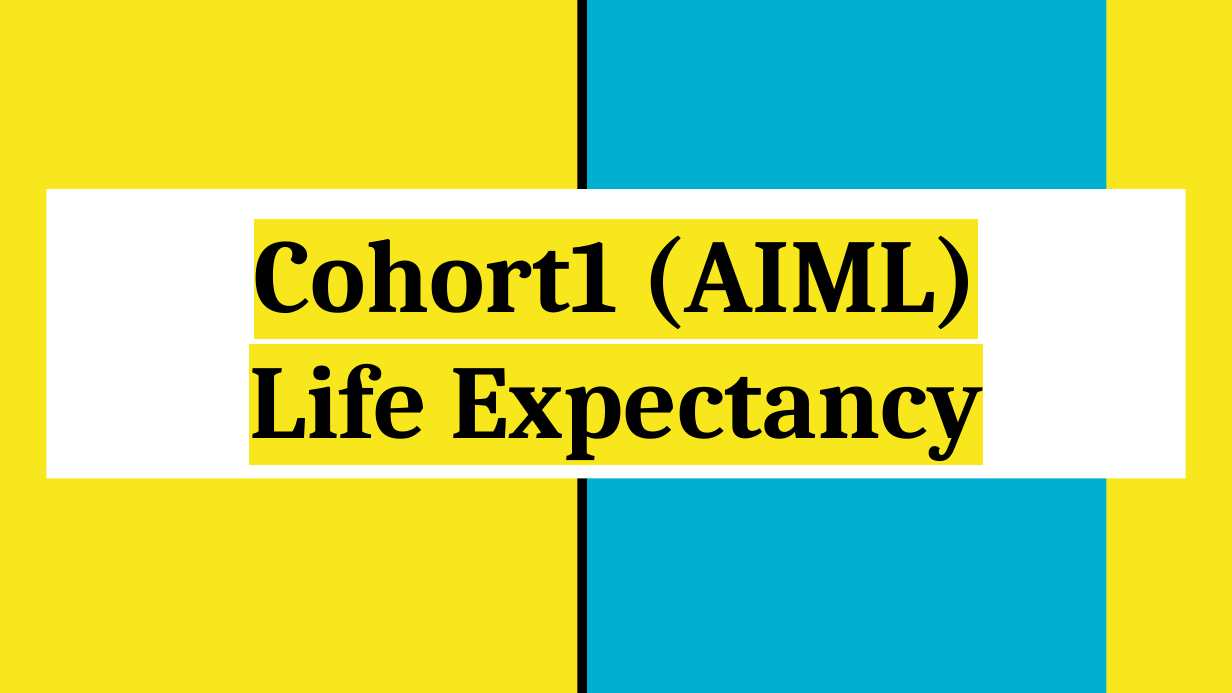
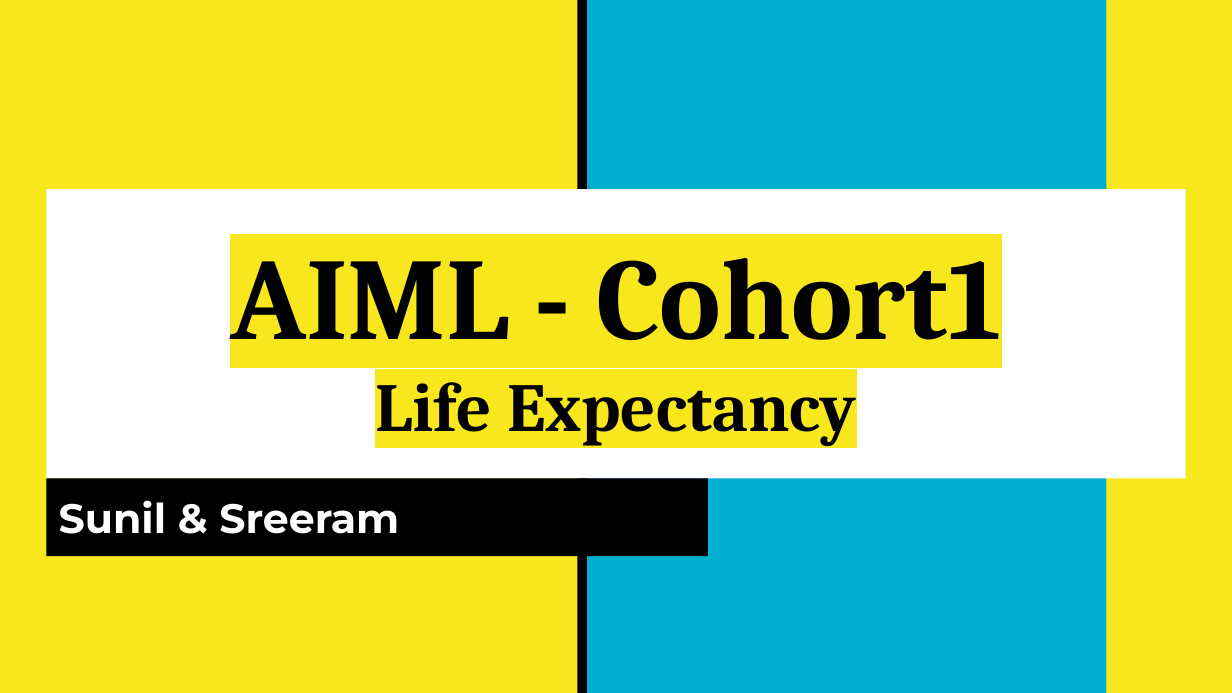
Before and after one commit to sreeram514/AIML_Project, a slide deck: slide 2 of AIML - Cohort1 - Life Expectancy.pptx (slide 1 before the commit). Drawn at 1232x693 pixels with LibreOffice and Linux fonts; fonts in the diff are those of the drawing. Boxes give left, top, right and bottom in pixels: in the first picture for what was removed or moved away, otherwise in the second. Text is boxed around its words. In the diff, an @@ line names an element or a change of style, - is before the commit and + after.

```diff
--- a/AIML - Cohort1 - Life Expectancy.pptx
+++ b/AIML - Cohort1 - Life Expectancy.pptx
@@ title at box(230, 232, 1001, 340): text changed; size 61.2 to 68 pt @@
-Cohort1 (AIML)
+AIML - Cohort1
@@ title at box(375, 368, 857, 446): size 61.2 to 40.2 pt in "Life Expectancy" @@
@@ subtitle added at box(47, 478, 708, 556), fill #000000, 24 pt, text #FFFFFF, bold @@
+Sunil & Sreeram
```
Also in this commit, not shown: 6 other slides changed, 2 slides added, 1 slide removed, 3 other files.
